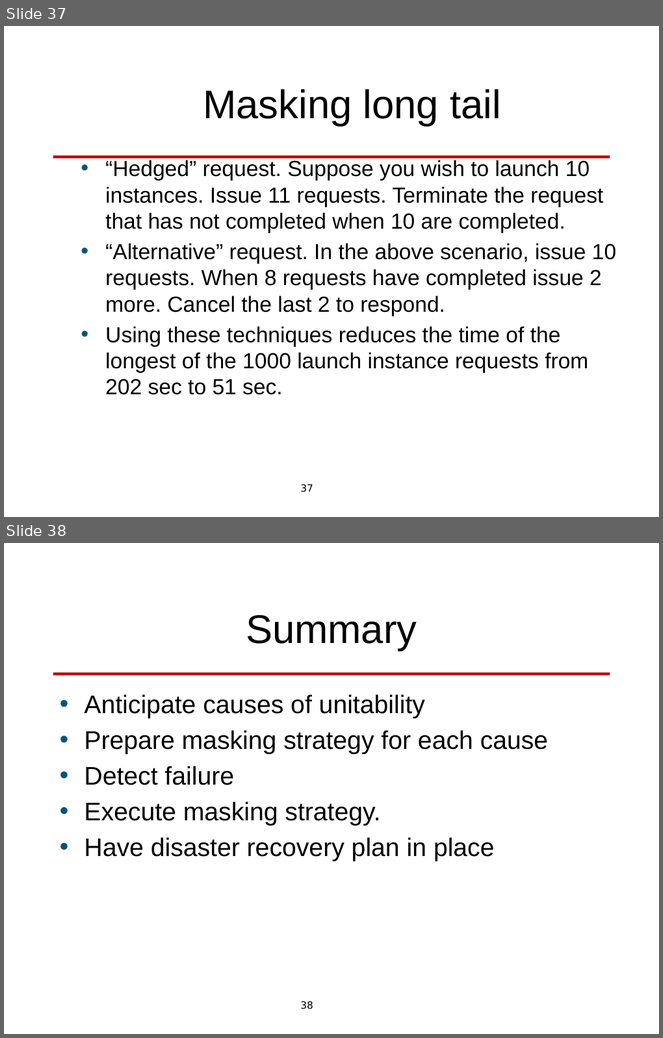
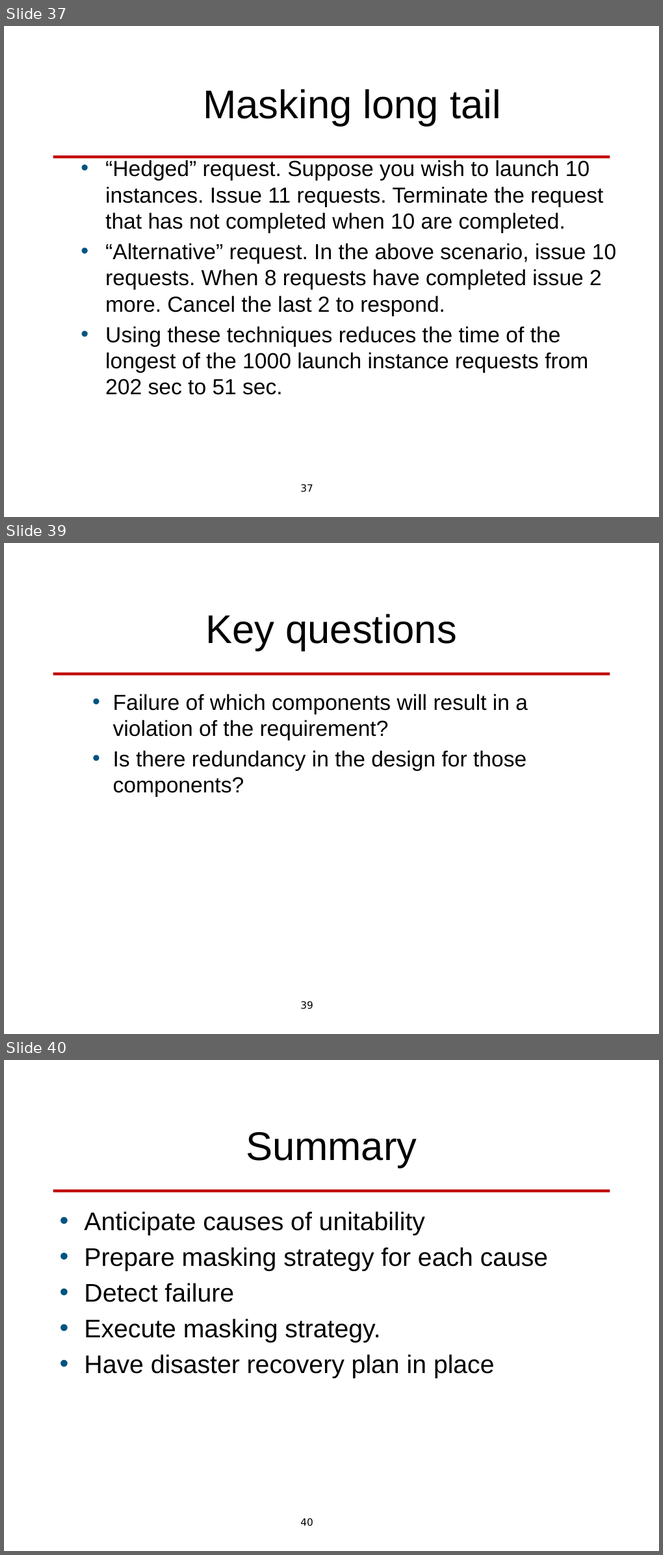
Before and after one commit to len-bass/architecture-design, a slide deck: availability.pptx. Shown one above the other, each under a label of ours: slides 37 and 38 before the commit, slides 37, 39 and 40 after it; the slides between them are not shown. The pictures are 663x1038 and 663x1555 pixels, drawn with LibreOffice and Linux fonts; fonts in the diff are those of the drawing; background and template pictures are left out. Boxes give left, top, right and bottom in pixels: in the first picture for what was removed or moved away, otherwise in the second. Text is boxed around its words. In the diff, an @@ line names an element or a change of style, - is before the commit and + after.

```diff
--- a/availability.pptx
+++ b/availability.pptx
@@ slide 39 added at [4, 543, 659, 1034], background #FFFFFF; not listed: 2 template elements that a slide beside it also shows @@
@@ title added at [206, 614, 457, 651], 44 pt, text #000000 @@
+Key questions
@@ text added at [113, 694, 528, 797], 24 pt, text #000000 @@
+  • Failure of which components will result in a violation of the requirement?
+  • Is there redundancy in the design for those components?
@@ what was slide 38 is now slide 40 @@
@@ page number at [300, 1518, 313, 1527]: text changed @@
-38
+40
```
Also in this commit, not shown: 5 slides changed, 1 other slide added, 5 other files.
